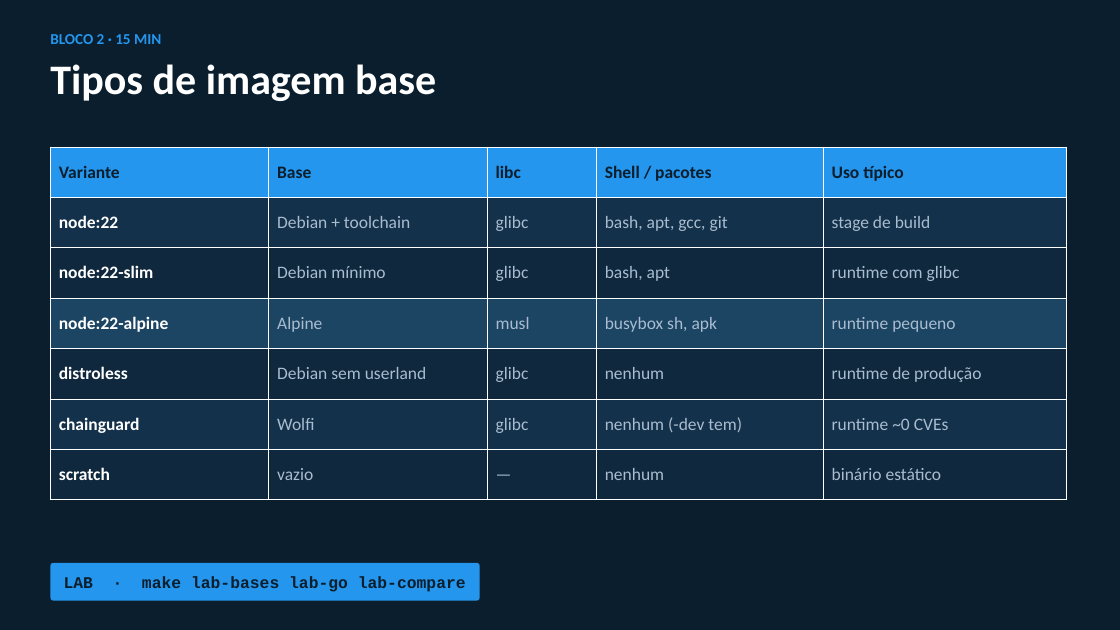
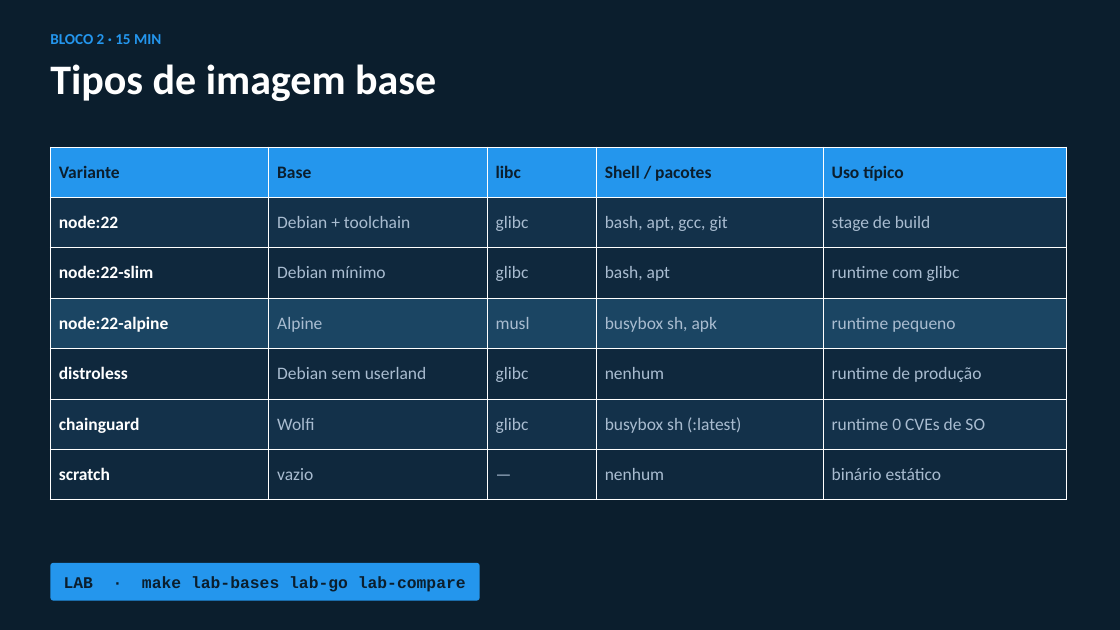
Before and after one commit to fabiofrances/appsec, a slide deck: slide 8 of reports/containerizacao-palestra.pptx. Drawn at 1120x630 pixels with LibreOffice and Linux fonts; fonts in the diff are those of the drawing. Boxes give left, top, right and bottom in pixels: in the first picture for what was removed or moved away, otherwise in the second. Text is boxed around its words. In the diff, an @@ line names an element or a change of style, - is before the commit and + after.

Commit message:
docs: roteiro, PPT e VALIDACAO com os números medidos no WSL
- tabelas reais do lab-compare e do lab-duel (Node ~360-410 MB, Go scratch 9 MB / 0 CVEs)
- novo slide "As CVEs são suas": nas bases mínimas a maioria das CVEs vem do node_modules
- história do Go 1.24 (23 HIGH até no scratch) x Go 1.27 (0)
- corrige afirmações desmentidas pela validação: Chainguard :latest tem sh,
  secret scan não acha o DD_SECRET_KEY, cache mount não acelera com rede rápida
- lab-cache: 8 s x 45 s (ordem das camadas); Swarm: 237 req, 0 falhas no update
- VALIDACAO: registro da validação de 29/10/2026 e expectativas ajustadas

Generated by Fabio Franceschetto helped by [Claude Code](https://claude.com/claude-code)

```diff
--- a/reports/containerizacao-palestra.pptx
+++ b/reports/containerizacao-palestra.pptx
@@ table at <box>50,147,1067,500</box> @@
-row 6, column 4: nenhum (-dev tem)
+row 6, column 4: busybox sh (:latest)
-row 6, column 5: runtime ~0 CVEs
+row 6, column 5: runtime 0 CVEs de SO
```
Also in this commit, not shown: 7 other slides changed, 1 slide added, 3 other files.
